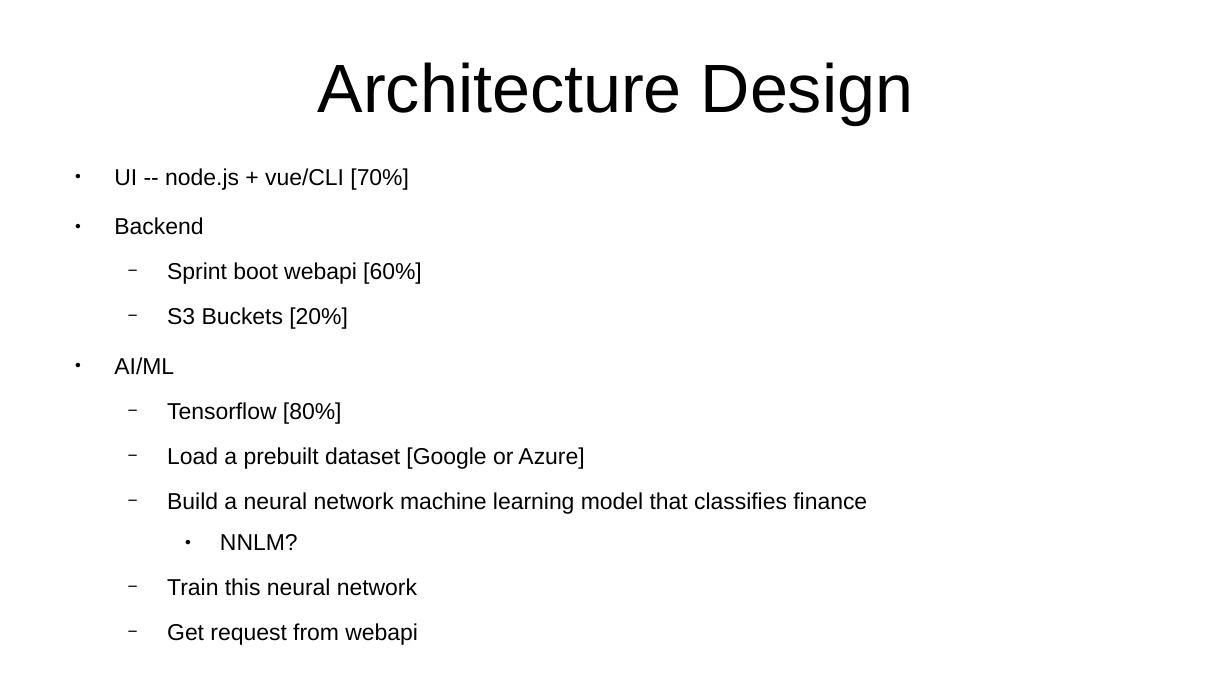
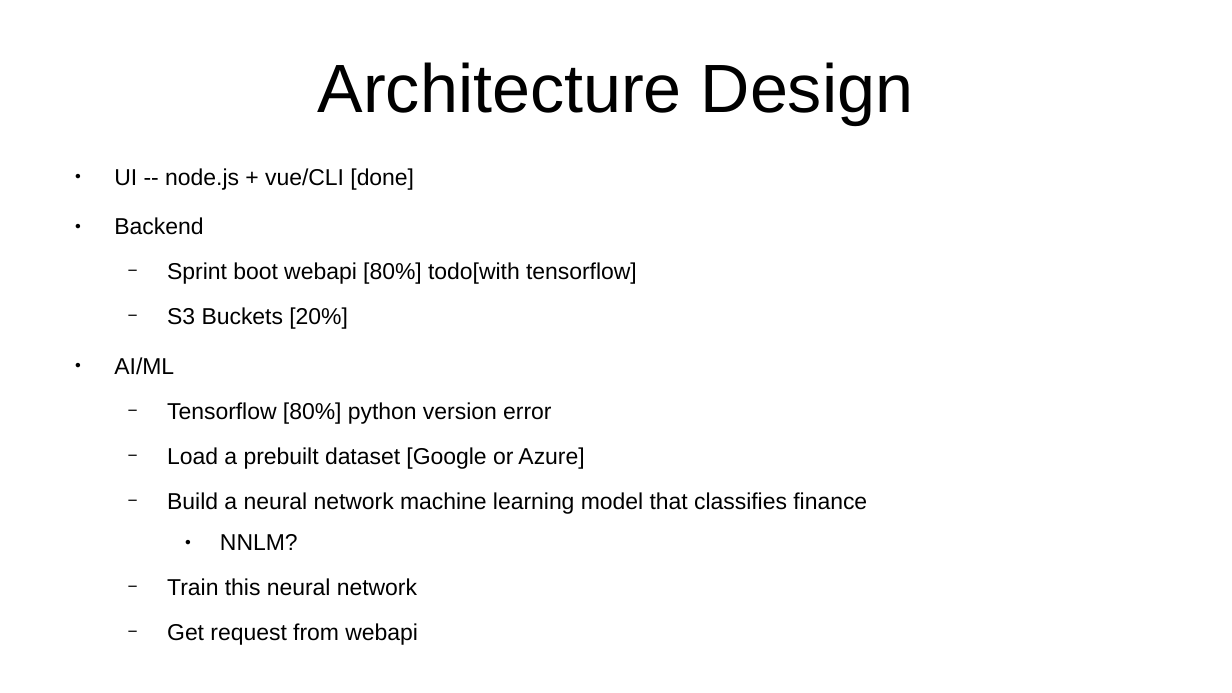
Before and after one commit to tonyctp/ai-learning, a slide deck: slide 3 of docs/Summary.odp. Drawn at 1232x693 pixels with LibreOffice and Linux fonts; fonts in the diff are those of the drawing. Boxes give left, top, right and bottom in pixels: in the first picture for what was removed or moved away, otherwise in the second. Text is boxed around its words. In the diff, an @@ line names an element or a change of style, - is before the commit and + after.

```diff
--- a/docs/Summary.odp
+++ b/docs/Summary.odp
@@ text at (114,168,414,190): text changed @@
-● UI -- node.js + vue/CLI [70%]
+● UI -- node.js + vue/CLI [done]
@@ text at (167,262,637,284): text changed @@
-  − Sprint boot webapi [60%]
+  − Sprint boot webapi [80%] todo[with tensorflow]
@@ text at (167,402,551,424): text changed @@
-  − Tensorflow [80%]
+  − Tensorflow [80%] python version error
```
Also in this commit, not shown: 1 other slide changed, 11 other files.
